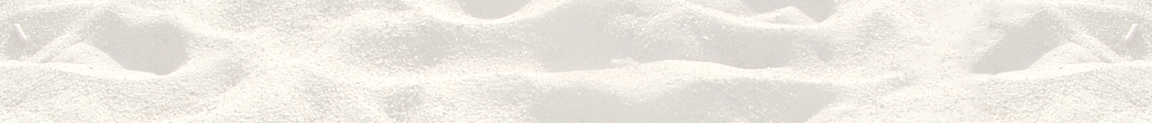
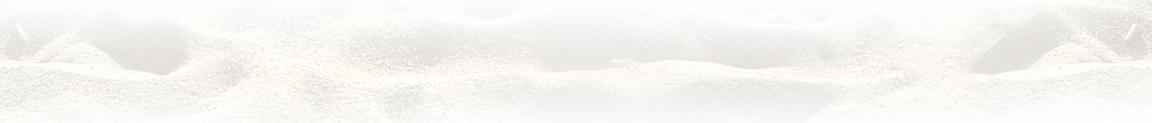
Layers edited between the first and the second w=1152, h=123 image:
added layer "Layer 5" above "Layer 4" over (0, 0, 1152, 123)
